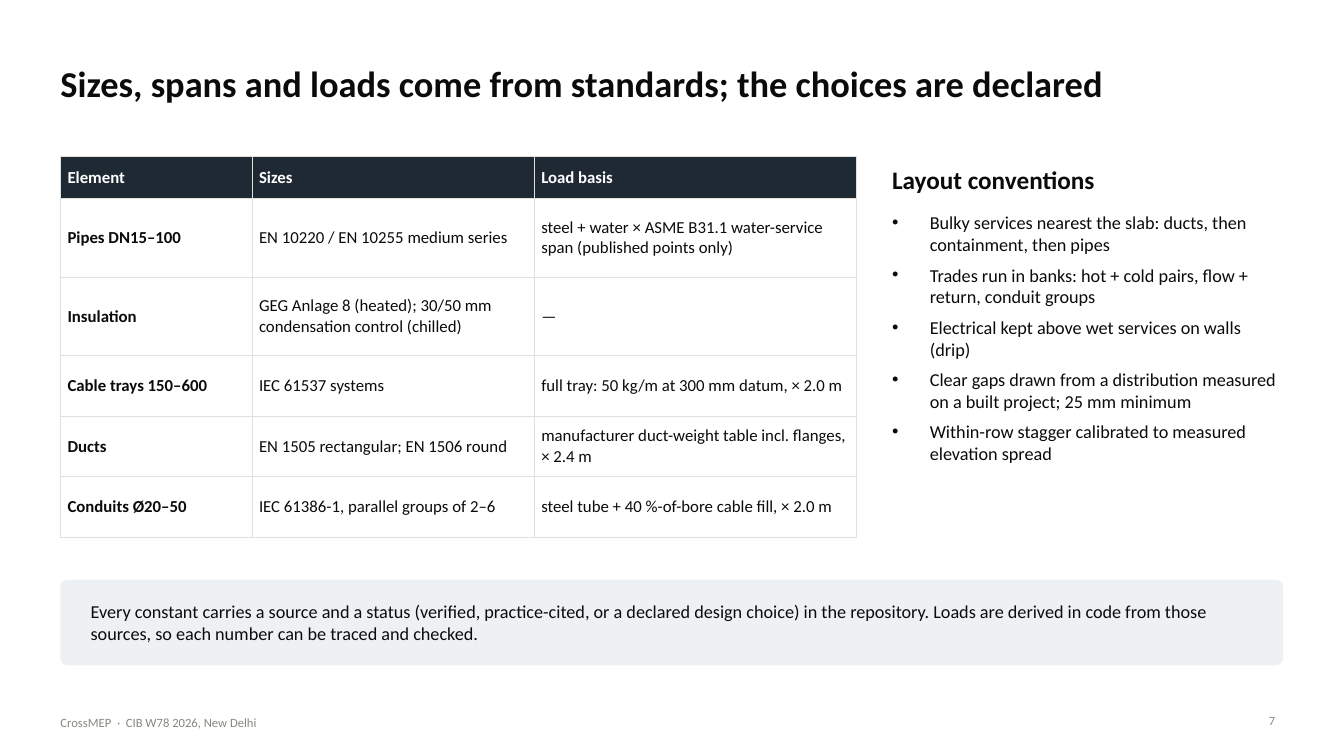
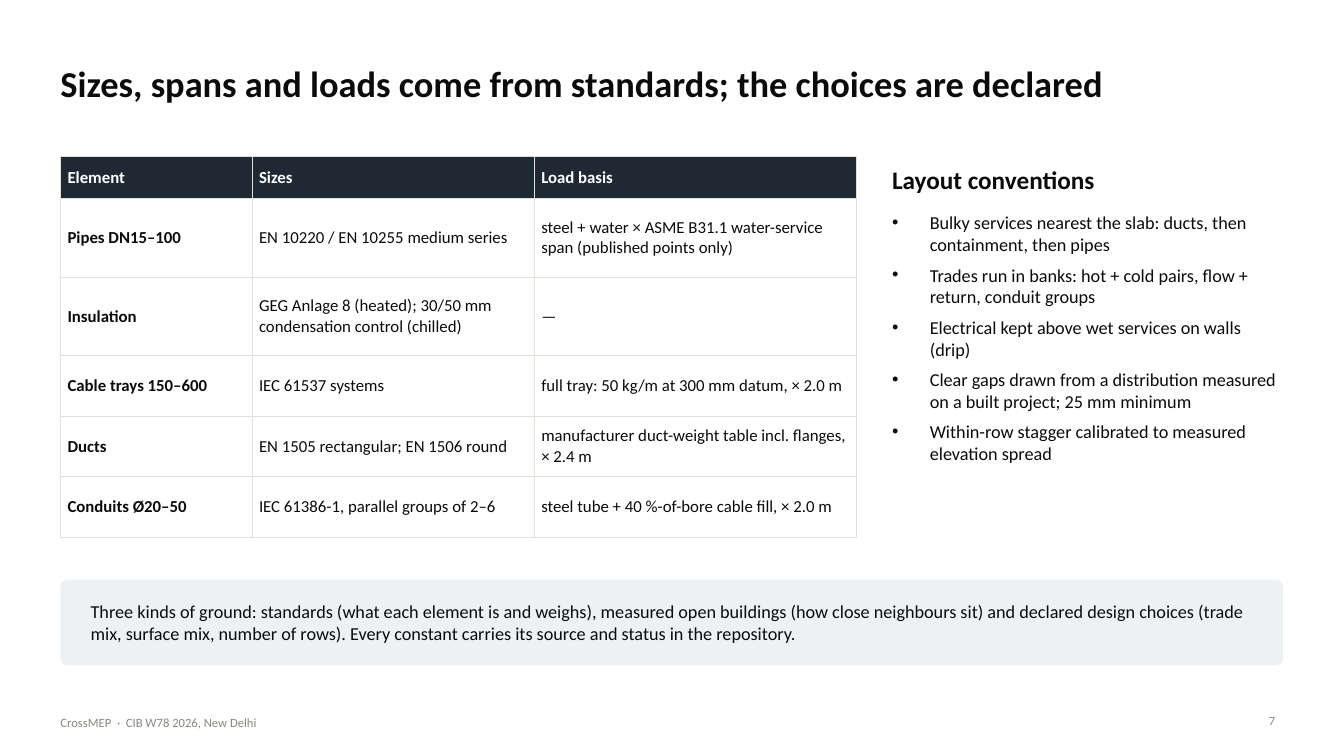
Before and after one commit to lavinia-ped/CrossMEP_Dataset, a slide deck: slide 7 of docs/CrossMEP_CIBW78_talk.pptx. Drawn at 1344x756 pixels with LibreOffice and Linux fonts; fonts in the diff are those of the drawing. Boxes give left, top, right and bottom in pixels: in the first picture for what was removed or moved away, otherwise in the second. Text is boxed around its words. In the diff, an @@ line names an element or a change of style, - is before the commit and + after.

Commit message:
Talk: analyses not experiments; say what the generator is grounded on
The three checks are called analyses (a design check, a test on a building the
generator never saw, and a use). Slide 7 and its speech name the three kinds of
ground: standards (what each element is and weighs), measured open buildings
(how close neighbours sit) and declared design choices. New questions and
answers on this in TALK.md.

```diff
--- a/docs/CrossMEP_CIBW78_talk.pptx
+++ b/docs/CrossMEP_CIBW78_talk.pptx
@@ text at box(91, 605, 1243, 643): text changed @@
-Every constant carries a source and a status (verified, practice-cited, or a declared design choice) in the repository. Loads are derived in code from those sources, so each number can be traced and checked.
+Three kinds of ground: standards (what each element is and weighs), measured open buildings (how close neighbours sit) and declared design choices (trade mix, surface mix, number of rows). Every constant carries its source and status in the repository.
```
Also in this commit, not shown: 4 other files.
